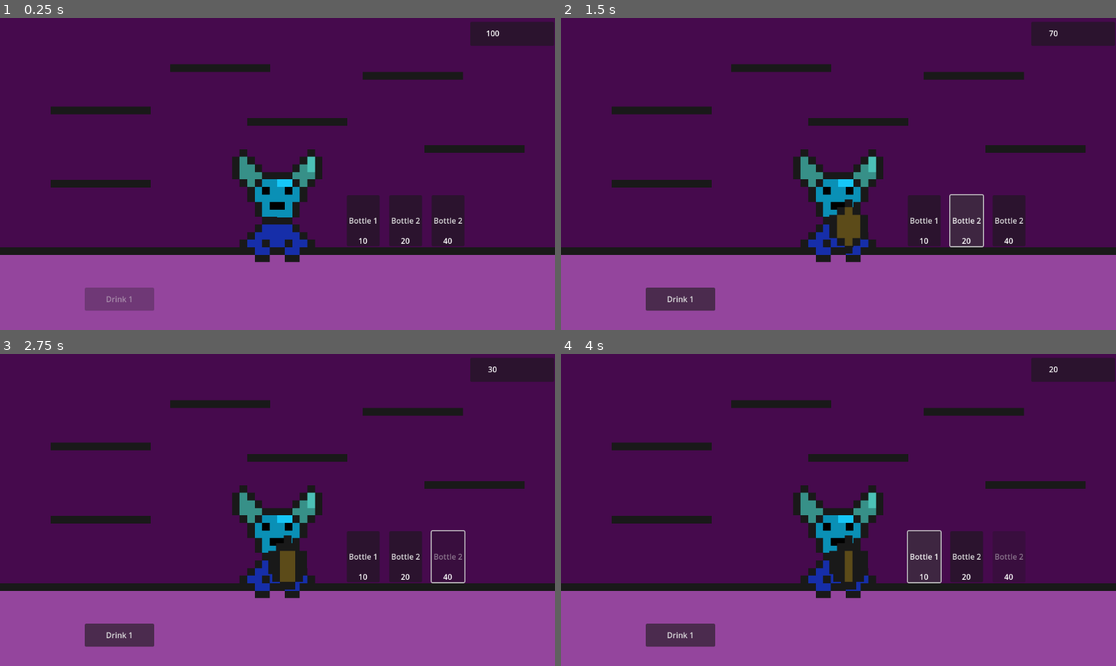
Above: before the commit, frames 1-4 (two rows, left to right).
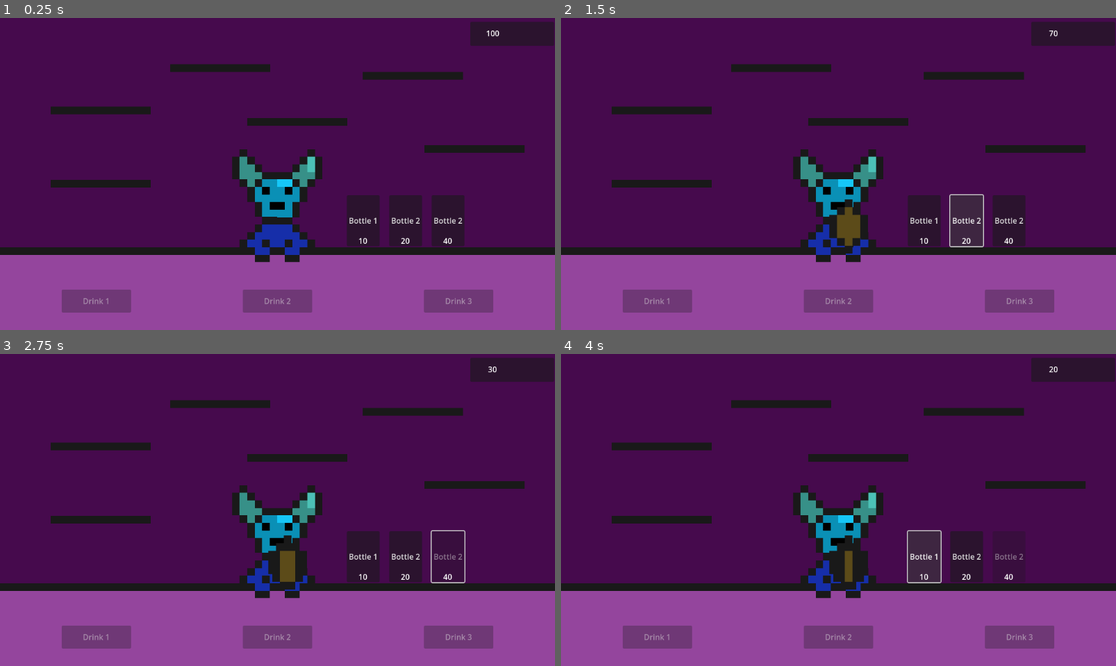
Above: after the commit, the same moments.

Repository: BlackGSS/IdleBar
Game: Godot game, scene res://Scenes/main.tscn
The game is run twice, just before and just after one commit, with the same random seed, the same clock (stepped at 60 frames per second) and the same inputs.
Inputs (mouse positions are in pixels of both pictures, inside the frame that each line leads up to):
- Up to frame 1 (0.25 s): no input
- Up to frame 2 (1.5 s): click "Bottle 1" at 0.5 s; click "Bottle 2" at 1.25 s
- Up to frame 3 (2.75 s): click "Bottle 2" at 2 s
- Up to frame 4 (4 s): click (683, 634) at 2.75 s, where only the run before the commit has a clickable "Drink 1"; click "Bottle 1" at 3.5 s

The runs differ from the first frame. In frame 1, 2.6% of the frame differs, in the area x 11-89%, y 86-95%; in frame 2, 3.1%; in frame 3, 3.1%; in frame 4, 3.1%.

Commit message:
+ Refill bottle + BusSuscriber pattern * Folders structure

Diff:
--- /dev/null
+++ b/Scenes/Background/wall.tscn
@@ -0,0 +1,37 @@
+[gd_scene load_steps=5 format=3 uid="uid://o2uyemubll1x"]
+
+[ext_resource type="PackedScene" uid="uid://chq6ida8mh0ti" path="res://Scenes/bottle1.tscn" id="1_50dx3"]
+[ext_resource type="PackedScene" uid="uid://bdgns6qu3s2n1" path="res://Scenes/bottle2.tscn" id="2_k1ypw"]
+[ext_resource type="PackedScene" uid="uid://wxknjc3gy4kp" path="res://Scenes/bottle3.tscn" id="3_m23y4"]
+[ext_resource type="PackedScene" uid="uid://cqmilbmxrtrpt" path="res://Scenes/bottle4.tscn" id="4_1283t"]
+
+[node name="Wall" type="Node2D"]
+
+[node name="ColorRect" type="ColorRect" parent="."]
+offset_right = 1158.0
+offset_bottom = 656.0
+color = Color(0.27451, 0.0392157, 0.301961, 1)
+
+[node name="Bottle" parent="." instance=ExtResource("1_50dx3")]
+position = Vector2(175, 228)
+
+[node name="Bottle8" parent="." instance=ExtResource("1_50dx3")]
+position = Vector2(107, 301)
+
+[node name="Bottle2" parent="." instance=ExtResource("2_k1ypw")]
+position = Vector2(712, 292)
+
+[node name="Bottle5" parent="." instance=ExtResource("2_k1ypw")]
+position = Vector2(270, 234)
+
+[node name="Bottle3" parent="." instance=ExtResource("2_k1ypw")]
+position = Vector2(795, 292)
+
+[node name="Bottle4" parent="." instance=ExtResource("2_k1ypw")]
+position = Vector2(795, 292)
+
+[node name="Bottle6" parent="." instance=ExtResource("3_m23y4")]
+position = Vector2(224, 228)
+
+[node name="Bottle7" parent="." instance=ExtResource("4_1283t")]
+position = Vector2(351, 251)
--- /dev/null
+++ b/Scenes/UI/drinkButton.tscn
@@ -0,0 +1,16 @@
+[gd_scene load_steps=2 format=3 uid="uid://bxn74lfqes5vg"]
+
+[ext_resource type="Script" path="res://Scripts/UI/drinkButton.gd" id="1_qxmmu"]
+
+[node name="Bottle1" type="Button"]
+anchors_preset = 4
+anchor_top = 0.5
+anchor_bottom = 0.5
+offset_top = -24.0
+offset_right = 144.0
+offset_bottom = 24.0
+grow_vertical = 2
+text = "Drink 1"
+script = ExtResource("1_qxmmu")
+
+[connection signal="button_down" from="." to="." method="_on_button_down"]
--- /dev/null
+++ b/Scenes/UI/refillButton.tscn
@@ -0,0 +1,29 @@
+[gd_scene load_steps=2 format=3 uid="uid://057x5voe77f2"]
+
+[ext_resource type="Script" path="res://Scripts/UI/refillBottleButton.gd" id="1_e4lkq"]
+
+[node name="Control" type="Control"]
+layout_mode = 3
+anchors_preset = 0
+offset_left = -25.0
+offset_top = -143.0
+offset_right = 24.0
+offset_bottom = -102.0
+script = ExtResource("1_e4lkq")
+
+[node name="RefillButton" type="Button" parent="."]
+layout_mode = 1
+anchors_preset = 8
+anchor_left = 0.5
+anchor_top = 0.5
+anchor_right = 0.5
+anchor_bottom = 0.5
+offset_left = -23.5
+offset_top = -15.5
+offset_right = 23.5
+offset_bottom = 15.5
+grow_horizontal = 2
+grow_vertical = 2
+text = "Fill"
+
+[connection signal="button_down" from="RefillButton" to="." method="_on_refill_button_down"]
--- a/Scenes/bottle1.tscn
+++ b/Scenes/bottle1.tscn
@@ -2,7 +2,7 @@
 
 [ext_resource type="Script" path="res://Scripts/Bottles/bottleMovement.gd" id="1_3p5l0"]
 [ext_resource type="Script" path="res://Scripts/Bottles/sipBottle.gd" id="2_sl16y"]
-[ext_resource type="Script" path="res://Scripts/UI/refillBottleButton.gd" id="3_baao7"]
+[ext_resource type="PackedScene" uid="uid://057x5voe77f2" path="res://Scenes/UI/refillButton.tscn" id="3_p1nqc"]
 
 [sub_resource type="RectangleShape2D" id="RectangleShape2D_vn7lg"]
 size = Vector2(48, 22)
@@ -116,23 +116,9 @@
 offset_bottom = 32.0
 color = Color(0.0980392, 0.0980392, 0.0980392, 1)
 
-[node name="Refill" type="Control" parent="."]
-layout_mode = 3
-anchors_preset = 0
-offset_right = 40.0
-offset_bottom = 40.0
-script = ExtResource("3_baao7")
-
-[node name="RefillButton" type="Button" parent="Refill"]
-visible = false
-layout_mode = 0
-offset_left = -24.0
-offset_top = -138.0
-offset_right = 23.0
-offset_bottom = -107.0
-text = "Fill"
+[node name="Refill" parent="." instance=ExtResource("3_p1nqc")]
 
 [connection signal="area_entered" from="." to="." method="_on_area_entered"]
 [connection signal="area_exited" from="." to="." method="_on_area_exited"]
-[connection signal="on_bottle_empty" from="BottleDraw/Fill" to="Refill" method="_on_fill_on_bottle_empty"]
-[connection signal="button_down" from="Refill/RefillButton" to="BottleDraw/Fill" method="_on_refill_button_down"]
+[connection signal="on_bottle_empty" from="BottleDraw/Fill" to="Refill" method="_on_bottle_empty"]
+[connection signal="on_button_refill" from="Refill" to="." method="_on_refill_button_down"]
--- a/Scenes/bottle2.tscn
+++ b/Scenes/bottle2.tscn
@@ -1,7 +1,8 @@
-[gd_scene load_steps=4 format=3 uid="uid://bdgns6qu3s2n1"]
+[gd_scene load_steps=5 format=3 uid="uid://bdgns6qu3s2n1"]
 
-[ext_resource type="Script" path="res://Scripts/Bottles/bottleMovement.gd" id="1_p8f6p"]
-[ext_resource type="Script" path="res://Scripts/timeoutMoney.gd" id="3_jnwbc"]
+[ext_resource type="Script" path="res://Scripts/Bottles/bottleMovement.gd" id="1_bgy5y"]
+[ext_resource type="Script" path="res://Scripts/Bottles/sipBottle.gd" id="2_fvrgn"]
+[ext_resource type="PackedScene" uid="uid://057x5voe77f2" path="res://Scenes/UI/refillButton.tscn" id="3_pwh7e"]
 
 [sub_resource type="RectangleShape2D" id="RectangleShape2D_vn7lg"]
 size = Vector2(16, 24)
@@ -9,7 +10,8 @@
 [node name="Bottle2" type="Area2D"]
 position = Vector2(1, 32)
 collision_mask = 3
-script = ExtResource("1_p8f6p")
+script = ExtResource("1_bgy5y")
+type = 1
 
 [node name="CollisionShape2D" type="CollisionShape2D" parent="."]
 position = Vector2(0, -12)
@@ -23,46 +25,58 @@
 offset_right = 24.0
 
 [node name="Fill" type="ColorRect" parent="BottleDraw"]
-offset_right = 48.0
-offset_bottom = 80.0
+layout_mode = 0
+offset_left = 48.0
+offset_top = 80.0
+offset_right = 96.0
+offset_bottom = 160.0
+scale = Vector2(-1, -1)
 color = Color(0.362768, 0.295823, 0.0992293, 1)
+script = ExtResource("2_fvrgn")
 
 [node name="ColorRect2" type="ColorRect" parent="BottleDraw"]
+layout_mode = 0
 offset_top = 64.0
 offset_right = 16.0
 offset_bottom = 80.0
 color = Color(0.0980392, 0.0980392, 0.0980392, 1)
 
 [node name="ColorRect3" type="ColorRect" parent="BottleDraw"]
+layout_mode = 0
 offset_left = -16.0
 offset_top = 48.0
 offset_bottom = 64.0
 color = Color(0.0980392, 0.0980392, 0.0980392, 1)
 
 [node name="ColorRect4" type="ColorRect" parent="BottleDraw"]
+layout_mode = 0
 offset_left = -16.0
 offset_top = 32.0
 offset_bottom = 48.0
 color = Color(0.0980392, 0.0980392, 0.0980392, 1)
 
 [node name="ColorRect5" type="ColorRect" parent="BottleDraw"]
+layout_mode = 0
 offset_right = 16.0
 offset_bottom = 16.0
 color = Color(0.0980392, 0.0980392, 0.0980392, 1)
 
 [node name="ColorRect13" type="ColorRect" parent="BottleDraw"]
+layout_mode = 0
 offset_left = -16.0
 offset_top = 16.0
 offset_bottom = 32.0
 color = Color(0.0980392, 0.0980392, 0.0980392, 1)
 
 [node name="ColorRect10" type="ColorRect" parent="BottleDraw"]
+layout_mode = 0
 offset_left = 16.0
 offset_top = -16.0
 offset_right = 32.0
 color = Color(0.0980392, 0.0980392, 0.0980392, 1)
 
 [node name="ColorRect6" type="ColorRect" parent="BottleDraw"]
+layout_mode = 0
 offset_left = 32.0
 offset_top = 64.0
 offset_right = 48.0
@@ -70,6 +84,7 @@
 color = Color(0.0980392, 0.0980392, 0.0980392, 1)
 
 [node name="ColorRect11" type="ColorRect" parent="BottleDraw"]
+layout_mode = 0
 offset_left = 16.0
 offset_top = 80.0
 offset_right = 32.0
@@ -77,6 +92,7 @@
 color = Color(0.0980392, 0.0980392, 0.0980392, 1)
 
 [node name="ColorRect7" type="ColorRect" parent="BottleDraw"]
+layout_mode = 0
 offset_left = 48.0
 offset_top = 48.0
 offset_right = 64.0
@@ -84,6 +100,7 @@
 color = Color(0.0980392, 0.0980392, 0.0980392, 1)
 
 [node name="ColorRect8" type="ColorRect" parent="BottleDraw"]
+layout_mode = 0
 offset_left = 48.0
 offset_top = 32.0
 offset_right = 64.0
@@ -91,6 +108,7 @@
 color = Color(0.0980392, 0.0980392, 0.0980392, 1)
 
 [node name="ColorRect12" type="ColorRect" parent="BottleDraw"]
+layout_mode = 0
 offset_left = 48.0
 offset_top = 16.0
 offset_right = 64.0
@@ -98,15 +116,17 @@
 color = Color(0.0980392, 0.0980392, 0.0980392, 1)
 
 [node name="ColorRect9" type="ColorRect" parent="BottleDraw"]
+layout_mode = 0
 offset_left = 32.0
 offset_right = 48.0
 offset_bottom = 16.0
 color = Color(0.0980392, 0.0980392, 0.0980392, 1)
 
-[node name="Timer" type="Timer" parent="."]
-script = ExtResource("3_jnwbc")
-money = 10
+[node name="Refill" parent="." instance=ExtResource("3_pwh7e")]
+offset_top = -153.0
+offset_bottom = -112.0
 
 [connection signal="area_entered" from="." to="." method="_on_area_entered"]
 [connection signal="area_exited" from="." to="." method="_on_area_exited"]
-[connection signal="timeout" from="Timer" to="Timer" method="_on_timeout"]
+[connection signal="on_bottle_empty" from="BottleDraw/Fill" to="Refill" method="_on_bottle_empty"]
+[connection signal="on_button_refill" from="Refill" to="." method="_on_refill_button_down"]
--- a/Scenes/bottle3.tscn
+++ b/Scenes/bottle3.tscn
@@ -1,7 +1,8 @@
-[gd_scene load_steps=4 format=3 uid="uid://wxknjc3gy4kp"]
+[gd_scene load_steps=5 format=3 uid="uid://wxknjc3gy4kp"]
 
-[ext_resource type="Script" path="res://Scripts/Bottles/bottleMovement.gd" id="1_o2enk"]
-[ext_resource type="Script" path="res://Scripts/timeoutMoney.gd" id="2_a7uir"]
+[ext_resource type="Script" path="res://Scripts/Bottles/bottleMovement.gd" id="1_olho8"]
+[ext_resource type="Script" path="res://Scripts/Bottles/sipBottle.gd" id="2_nmr5e"]
+[ext_resource type="PackedScene" uid="uid://057x5voe77f2" path="res://Scenes/UI/refillButton.tscn" id="3_dmxxd"]
 
 [sub_resource type="RectangleShape2D" id="RectangleShape2D_vn7lg"]
 size = Vector2(62, 24)
@@ -9,7 +10,8 @@
 [node name="Bottle3" type="Area2D"]
 position = Vector2(1, 32)
 collision_mask = 3
-script = ExtResource("1_o2enk")
+script = ExtResource("1_olho8")
+type = 2
 
 [node name="CollisionShape2D" type="CollisionShape2D" parent="."]
 position = Vector2(0, -12)
@@ -21,6 +23,16 @@
 offset_left = -24.0
 offset_top = -96.0
 offset_right = 24.0
+
+[node name="Fill" type="ColorRect" parent="BottleDraw"]
+layout_mode = 0
+offset_left = 40.0
+offset_top = 80.0
+offset_right = 72.0
+offset_bottom = 144.0
+scale = Vector2(-1, -1)
+color = Color(0.362768, 0.295823, 0.0992293, 1)
+script = ExtResource("2_nmr5e")
 
 [node name="ColorRect14" type="ColorRect" parent="BottleDraw"]
 layout_mode = 0
@@ -116,18 +128,9 @@
 offset_bottom = 32.0
 color = Color(0.0980392, 0.0980392, 0.0980392, 1)
 
-[node name="Fill2" type="ColorRect" parent="BottleDraw"]
-layout_mode = 0
-offset_left = 8.0
-offset_top = 16.0
-offset_right = 40.0
-offset_bottom = 80.0
-color = Color(0.362768, 0.295823, 0.0992293, 1)
-
-[node name="Timer" type="Timer" parent="."]
-script = ExtResource("2_a7uir")
-money = 10
+[node name="Refill" parent="." instance=ExtResource("3_dmxxd")]
 
 [connection signal="area_entered" from="." to="." method="_on_area_entered"]
 [connection signal="area_exited" from="." to="." method="_on_area_exited"]
-[connection signal="timeout" from="Timer" to="Timer" method="_on_timeout"]
+[connection signal="on_bottle_empty" from="BottleDraw/Fill" to="Refill" method="_on_bottle_empty"]
+[connection signal="on_button_refill" from="Refill" to="." method="_on_refill_button_down"]
--- a/Scenes/bottle4.tscn
+++ b/Scenes/bottle4.tscn
@@ -17,24 +17,28 @@
 offset_bottom = 17.0
 
 [node name="ColorRect2" type="ColorRect" parent="Form"]
+layout_mode = 0
 offset_top = 80.0
 offset_right = 16.0
 offset_bottom = 96.0
 color = Color(0.0980392, 0.0980392, 0.0980392, 1)
 
 [node name="ColorRect3" type="ColorRect" parent="Form"]
+layout_mode = 0
 offset_top = 64.0
 offset_right = 16.0
 offset_bottom = 80.0
 color = Color(0.0980392, 0.0980392, 0.0980392, 1)
 
 [node name="ColorRect4" type="ColorRect" parent="Form"]
+layout_mode = 0
 offset_top = 48.0
 offset_right = 16.0
 offset_bottom = 64.0
 color = Color(0.0980392, 0.0980392, 0.0980392, 1)
 
 [node name="ColorRect5" type="ColorRect" parent="Form"]
+layout_mode = 0
 offset_left = 16.0
 offset_top = 16.0
 offset_right = 32.0
@@ -42,18 +46,21 @@
 color = Color(0.0980392, 0.0980392, 0.0980392, 1)
 
 [node name="ColorRect13" type="ColorRect" parent="Form"]
+layout_mode = 0
 offset_top = 32.0
 offset_right = 16.0
 offset_bottom = 48.0
 color = Color(0.0980392, 0.0980392, 0.0980392, 1)
 
 [node name="ColorRect10" type="ColorRect" parent="Form"]
+layout_mode = 0
 offset_left = 32.0
 offset_right = 48.0
 offset_bottom = 16.0
 color = Color(0.0980392, 0.0980392, 0.0980392, 1)
 
 [node name="ColorRect6" type="ColorRect" parent="Form"]
+layout_mode = 0
 offset_left = 64.0
 offset_top = 80.0
 offset_right = 80.0
@@ -61,6 +68,7 @@
 color = Color(0.0980392, 0.0980392, 0.0980392, 1)
 
 [node name="ColorRect11" type="ColorRect" parent="Form"]
+layout_mode = 0
 offset_left = 32.0
 offset_top = 96.0
 offset_right = 48.0
@@ -68,6 +76,7 @@
 color = Color(0.0980392, 0.0980392, 0.0980392, 1)
 
 [node name="ColorRect15" type="ColorRect" parent="Form"]
+layout_mode = 0
 offset_left = 48.0
 offset_top = 96.0
 offset_right = 64.0
@@ -75,6 +84,7 @@
 color = Color(0.0980392, 0.0980392, 0.0980392, 1)
 
 [node name="ColorRect14" type="ColorRect" parent="Form"]
+layout_mode = 0
 offset_left = 16.0
 offset_top = 96.0
 offset_right = 32.0
@@ -82,6 +92,7 @@
 color = Color(0.0980392, 0.0980392, 0.0980392, 1)
 
 [node name="ColorRect7" type="ColorRect" parent="Form"]
+layout_mode = 0
 offset_left = 64.0
 offset_top = 64.0
 offset_right = 80.0
@@ -89,6 +100,7 @@
 color = Color(0.0980392, 0.0980392, 0.0980392, 1)
 
 [node name="ColorRect8" type="ColorRect" parent="Form"]
+layout_mode = 0
 offset_left = 64.0
 offset_top = 48.0
 offset_right = 80.0
@@ -96,6 +108,7 @@
 color = Color(0.0980392, 0.0980392, 0.0980392, 1)
 
 [node name="ColorRect12" type="ColorRect" parent="Form"]
+layout_mode = 0
 offset_left = 64.0
 offset_top = 32.0
 offset_right = 80.0
@@ -103,6 +116,7 @@
 color = Color(0.0980392, 0.0980392, 0.0980392, 1)
 
 [node name="ColorRect9" type="ColorRect" parent="Form"]
+layout_mode = 0
 offset_left = 48.0
 offset_top = 16.0
 offset_right = 64.0
--- a/Scenes/main.tscn
+++ b/Scenes/main.tscn
@@ -1,13 +1,13 @@
 [gd_scene load_steps=10 format=3 uid="uid://cnxmmdvmp7sy8"]
 
-[ext_resource type="PackedScene" uid="uid://c6in8q35388ef" path="res://Scenes/mesa.tscn" id="1_bpvnu"]
+[ext_resource type="PackedScene" uid="uid://c6in8q35388ef" path="res://Scenes/Background/mesa.tscn" id="1_bpvnu"]
 [ext_resource type="Script" path="res://Scripts/moneyControl.gd" id="1_n0omi"]
-[ext_resource type="PackedScene" uid="uid://3cvc32advs0g" path="res://Scenes/personaje.tscn" id="2_64kcg"]
+[ext_resource type="PackedScene" uid="uid://3cvc32advs0g" path="res://Scenes/Background/personaje.tscn" id="2_64kcg"]
 [ext_resource type="Script" path="res://Scripts/Bottles/instantiateBottle.gd" id="4_o4pmv"]
 [ext_resource type="Script" path="res://Scripts/UI/moneyUI.gd" id="5_xa7pq"]
-[ext_resource type="PackedScene" uid="uid://co76un5efyq7y" path="res://Scenes/button_bottle.tscn" id="6_a2f2v"]
-[ext_resource type="PackedScene" uid="uid://bcy0logmr2826" path="res://Scenes/shelf.tscn" id="7_khtm8"]
-[ext_resource type="Script" path="res://Scripts/UI/drinkButton.gd" id="8_k28vt"]
+[ext_resource type="PackedScene" uid="uid://co76un5efyq7y" path="res://Scenes/UI/button_bottle.tscn" id="6_a2f2v"]
+[ext_resource type="PackedScene" uid="uid://bcy0logmr2826" path="res://Scenes/Background/shelf.tscn" id="7_khtm8"]
+[ext_resource type="PackedScene" uid="uid://bxn74lfqes5vg" path="res://Scenes/UI/drinkButton.tscn" id="8_hmjm5"]
 
 [sub_resource type="LabelSettings" id="LabelSettings_gf2r2"]
 
@@ -130,31 +130,44 @@
 [node name="Shelf6" parent="Shelfs" instance=ExtResource("7_khtm8")]
 position = Vector2(984, 272)
 
-[node name="Control" type="Control" parent="."]
+[node name="DrinkButtons" type="Control" parent="."]
 layout_mode = 3
 anchors_preset = 0
 offset_left = 128.0
-offset_top = 576.0
+offset_top = 536.0
 offset_right = 1024.0
 offset_bottom = 640.0
 
-[node name="Button" type="Button" parent="Control"]
-layout_mode = 0
-offset_left = 48.0
-offset_top = -16.0
-offset_right = 192.0
-offset_bottom = 32.0
-text = "Drink 1"
-script = ExtResource("8_k28vt")
+[node name="Bottle1" parent="DrinkButtons" instance=ExtResource("8_hmjm5")]
+layout_mode = 1
+
+[node name="Bottle2" parent="DrinkButtons" instance=ExtResource("8_hmjm5")]
+layout_mode = 1
+anchors_preset = 8
+anchor_left = 0.5
+anchor_right = 0.5
+offset_left = -72.0
+offset_right = 72.0
+grow_horizontal = 2
+text = "Drink 2"
+bottleType = 1
+
+[node name="Bottle3" parent="DrinkButtons" instance=ExtResource("8_hmjm5")]
+layout_mode = 1
+anchors_preset = 6
+anchor_left = 1.0
+anchor_right = 1.0
+offset_left = -144.0
+offset_right = 0.0
+grow_horizontal = 0
+text = "Drink 3"
+bottleType = 2
 
 [connection signal="createBottle" from="." to="BottlesManagement/Spawner" method="_on_main_create_bottle"]
-[connection signal="createBottle" from="." to="Control/Button" method="_on_main_create_bottle"]
 [connection signal="updateMoney" from="." to="Money" method="_on_main_update_money"]
 [connection signal="updateMoney" from="." to="Buy Bottles/ButtonBottle" method="_on_main_update_money"]
 [connection signal="updateMoney" from="." to="Buy Bottles/ButtonBottle2" method="_on_main_update_money"]
 [connection signal="updateMoney" from="." to="Buy Bottles/ButtonBottle3" method="_on_main_update_money"]
-[connection signal="bottle_created" from="BottlesManagement/Spawner" to="Control/Button" method="_on_spawner_bottle_created"]
 [connection signal="spawn_bottle" from="Buy Bottles/ButtonBottle" to="." method="_on_button_bottle_spawn_bottle"]
 [connection signal="spawn_bottle" from="Buy Bottles/ButtonBottle2" to="." method="_on_button_bottle_spawn_bottle"]
 [connection signal="spawn_bottle" from="Buy Bottles/ButtonBottle3" to="." method="_on_button_bottle_spawn_bottle"]
-[connection signal="button_down" from="Control/Button" to="Control/Button" method="_on_button_down"]
--- a/Scenes/wall.tscn
+++ /dev/null
@@ -1,37 +0,0 @@
-[gd_scene load_steps=5 format=3 uid="uid://o2uyemubll1x"]
-
-[ext_resource type="PackedScene" uid="uid://chq6ida8mh0ti" path="res://Scenes/bottle1.tscn" id="1_6iobe"]
-[ext_resource type="PackedScene" uid="uid://bdgns6qu3s2n1" path="res://Scenes/bottle2.tscn" id="2_jftkh"]
-[ext_resource type="PackedScene" uid="uid://wxknjc3gy4kp" path="res://Scenes/bottle3.tscn" id="3_u2veo"]
-[ext_resource type="PackedScene" uid="uid://cqmilbmxrtrpt" path="res://Scenes/bottle4.tscn" id="4_qamxk"]
-
-[node name="Wall" type="Node2D"]
-
-[node name="ColorRect" type="ColorRect" parent="."]
-offset_right = 1158.0
-offset_bottom = 656.0
-color = Color(0.27451, 0.0392157, 0.301961, 1)
-
-[node name="Bottle" parent="." instance=ExtResource("1_6iobe")]
-position = Vector2(175, 228)
-
-[node name="Bottle8" parent="." instance=ExtResource("1_6iobe")]
-position = Vector2(107, 301)
-
-[node name="Bottle2" parent="." instance=ExtResource("2_jftkh")]
-position = Vector2(712, 292)
-
-[node name="Bottle5" parent="." instance=ExtResource("2_jftkh")]
-position = Vector2(270, 234)
-
-[node name="Bottle3" parent="." instance=ExtResource("2_jftkh")]
-position = Vector2(795, 292)
-
-[node name="Bottle4" parent="." instance=ExtResource("2_jftkh")]
-position = Vector2(795, 292)
-
-[node name="Bottle6" parent="." instance=ExtResource("3_u2veo")]
-position = Vector2(224, 228)
-
-[node name="Bottle7" parent="." instance=ExtResource("4_qamxk")]
-position = Vector2(351, 251)
--- a/Scripts/Bottles/bottleMovement.gd
+++ b/Scripts/Bottles/bottleMovement.gd
@@ -1,4 +1,6 @@
 extends Node2D
+
+@export var type = 0
 
 var click_radius = 25
 var positionHandlerOffset = 8;
@@ -36,6 +38,7 @@
 		if(onAreaShelf && !dragging && !onAreaBottle):
 			global_position = Vector2(event.position.x, areaPosition.y)
 			placed = true
+			PubSub.bottle_placed.emit(type);
 			return
 
 		if(!dragging):
@@ -54,3 +57,7 @@
 		onAreaShelf = false;
 	else:
 		onAreaBottle = false;
+
+func _on_refill_button_down():
+	PubSub.bottle_refilled.emit(type)
+	$BottleDraw/Fill.refill()
--- a/Scripts/Bottles/instantiateBottle.gd
+++ b/Scripts/Bottles/instantiateBottle.gd
@@ -3,8 +3,9 @@
 const bottle1Scene = preload("res://Scenes/bottle1.tscn")
 const bottle2Scene = preload("res://Scenes/bottle2.tscn")
 const bottle3Scene = preload("res://Scenes/bottle3.tscn")
+
+signal bottle_refilled(bottleType)
 signal bottle_created(bottle)
-@export var type = 0
 var bottleScenes;
 
 func _ready():
@@ -19,3 +20,6 @@
 	newBottle.name = "Bottle" + str(bottleType) + "_" + str(nodes.size())
 	add_child(newBottle)
 	bottle_created.emit(newBottle);
+
+func _on_bottle_refilled(bottleType):
+	print("Refilled")
--- a/Scripts/Bottles/sipBottle.gd
+++ b/Scripts/Bottles/sipBottle.gd
@@ -3,7 +3,6 @@
 var originalSize
 var lessYSize
 signal on_bottle_empty
-signal on_bottle_refilled
 
 # Called when the node enters the scene tree for the first time.
 func _ready():
@@ -15,6 +14,5 @@
 	if(size.y <= 0):
 		on_bottle_empty.emit()
 
-func _on_refill_button_down():
+func refill():
 	size.y = originalSize
-	on_bottle_refilled.emit()
--- /dev/null
+++ b/Scripts/PubSub.gd
@@ -0,0 +1,4 @@
+extends Node
+
+signal bottle_refilled(bottleType)
+signal bottle_placed(bottleType)
--- a/Scripts/UI/drinkButton.gd
+++ b/Scripts/UI/drinkButton.gd
@@ -5,17 +5,21 @@
 
 func _ready():
 	disabled = true
+	PubSub.bottle_refilled.connect(_on_bottle_refilled)
+	PubSub.bottle_placed.connect(_on_bottle_created)
 
 func _on_button_down():
 	var bottles = get_tree().get_nodes_in_group("Bottles" + str(bottleType))
 	var currentNotEmptyBottles = Array()
 	for bottle in bottles:
+		#we shouldn't do this, we're accessing to the childs of a scene
 		var filling = bottle.get_node("BottleDraw/Fill")
 		if(filling.size.y > 0):
 			currentNotEmptyBottles.append(filling)
 
 	if(currentNotEmptyBottles.size() > 0):
-		for bottle in currentNotEmptyBottles:
+		for i in range(currentNotEmptyBottles.size() -1, -1, -1):
+			var bottle = currentNotEmptyBottles[i]
 			bottle.sip()
 			clickDrinkBottle.emit(bottleType)
 			if(bottle.size.y == 0):
@@ -24,6 +28,10 @@
 	if(currentNotEmptyBottles.size() == 0):
 		disabled = true
 
-func _on_main_create_bottle(bottleType):
+func _on_bottle_created(bottleType):
 	if(disabled && bottleType == self.bottleType):
 		disabled = false;
+
+func _on_bottle_refilled(type):
+	if(bottleType == type):
+		disabled = false
--- a/Scripts/UI/refillBottleButton.gd
+++ b/Scripts/UI/refillBottleButton.gd
@@ -1,6 +1,18 @@
 extends Node
 
-@onready var refillButton = $RefillButton
+var refillButton
+signal on_button_refill
 
-func _on_fill_on_bottle_empty():
-	refillButton.visible = true
+func _ready():
+	refillButton = $RefillButton
+	_set_visibility(false)
+
+func _on_refill_button_down():
+	on_button_refill.emit();
+	_set_visibility(false)
+
+func _on_bottle_empty():
+	_set_visibility(true)
+
+func _set_visibility(active):
+	refillButton.visible = active
--- a/project.godot
+++ b/project.godot
@@ -15,6 +15,10 @@
 config/features=PackedStringArray("4.2", "Forward Plus")
 config/icon="res://icon.svg"
 
+[autoload]
+
+PubSub="*res://Scripts/PubSub.gd"
+
 [dotnet]
 
 project/assembly_name="Bar"
Renamed: Scenes/mesa.tscn -> Scenes/Background/mesa.tscn
Renamed: Scenes/personaje.tscn -> Scenes/Background/personaje.tscn
Renamed: Scenes/shelf.tscn -> Scenes/Background/shelf.tscn
Renamed: Scenes/button_bottle.tscn -> Scenes/UI/button_bottle.tscn
